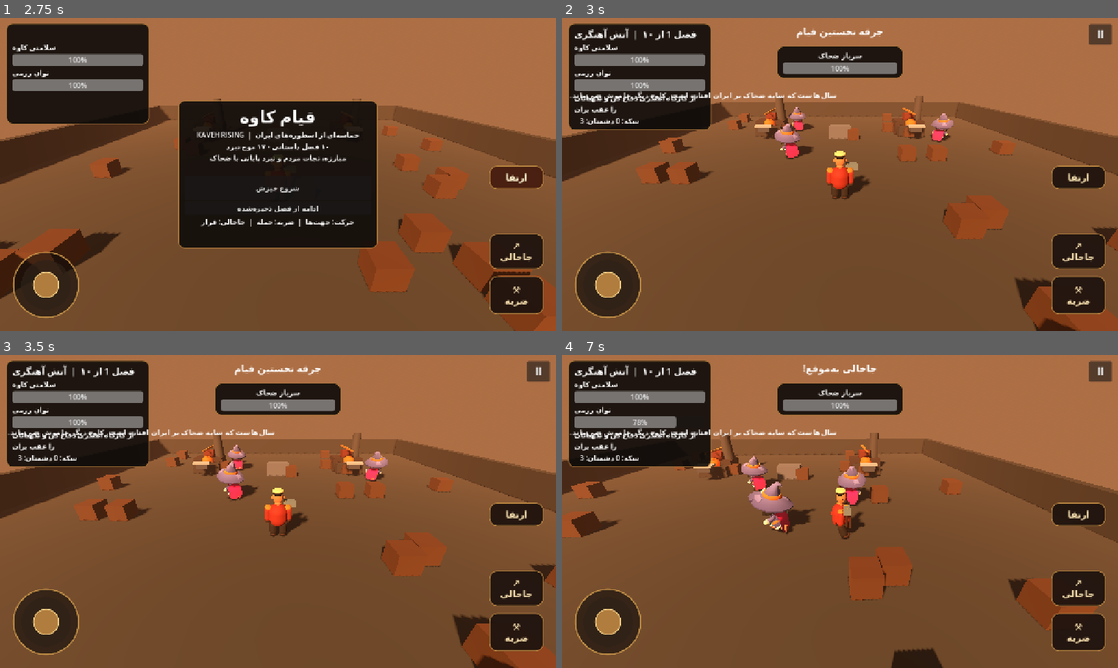
Above: before the commit, frames 1-4 (two rows, left to right).
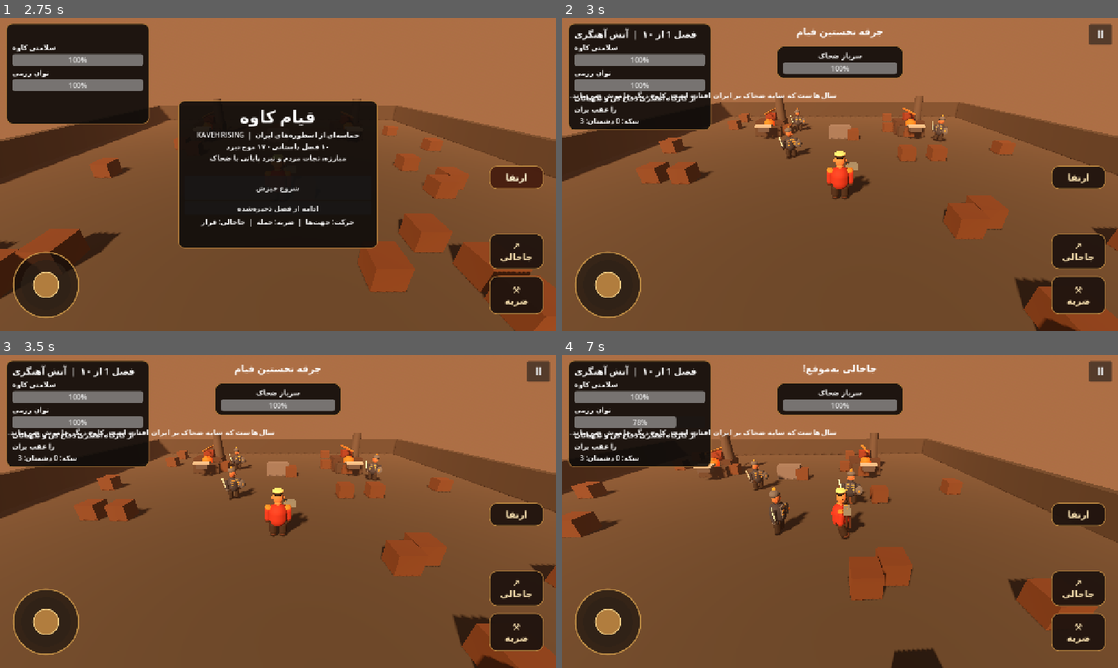
Above: after the commit, the same moments.

Repository: iman2pyman/Kaveh-Rising
Game: Godot game, scene res://Main.tscn
Two runs of this game, one before a commit and one after it. Both use one fixed random seed, a clock stepped at 60 frames per second and the inputs below.
Inputs (mouse positions are in pixels of both pictures, inside the frame that each line leads up to):
- Up to frame 1 (2.75 s): click "⚒ ضربه" at 0.5 s; click "↗ جاخالی" at 1.25 s; click "ارتقا" at 2 s
- Up to frame 2 (3 s): click "شروع خیزش" at 2.75 s
- Up to frame 3 (3.5 s): no input
- Up to frame 4 (7 s): click "Ⅱ" at 3.5 s; click "ادامه بازی" at 4.25 s; tap Enter at 5 s; drag from (606, 621) to (895, 442) at 5.02 s; drag from (728, 527) to (812, 574) at 5.77 s; move the mouse to (895, 442) at 6.52 s; hold D from 6.53 s (still down); tap Shift at 6.6 s

Frame 1 is identical in both runs. In frame 2, 0.7% of the frame differs, in the area x 38-71%, y 28-46%; in frame 3, 0.8%; in frame 4, 1.6%, in the area x 32-56%, y 32-58%.

Commit message:
Replace generic enemy models with Persian royal guards and weapons

Diff:
--- a/GodotProject/scripts/game.gd
+++ b/GodotProject/scripts/game.gd
@@ -469,10 +469,63 @@
 func _make_humanoid(body: CharacterBody3D, hero: bool, tunic: Color, armor: Color, size: float) -> void:
 	if hero:
 		_make_kaveh_visual(body, size)
-		return
-	if _attach_rigged_model(body, false, size):
-		return
-	_make_generic_guard(body, tunic, armor, size)
+	else:
+		_make_persian_guard(body, tunic, armor, size)
+
+func _make_persian_guard(body: CharacterBody3D, tunic: Color, armor: Color, size: float) -> void:
+	# Human enemy silhouettes with Persian-inspired cloth, scale armour and weapons.
+	var visual := Node3D.new()
+	visual.name = "Visual"
+	visual.scale = Vector3.ONE * size
+	body.add_child(visual)
+	var skin := _mat(Color(0.55,0.34,0.23))
+	var cloth := _mat(tunic)
+	var metal := _mat(armor)
+	var dark := _mat(Color(0.075,0.065,0.06))
+	var gold := _mat(Color(0.65,0.43,0.16))
+	_add_capsule_part(visual,"GuardBody",Vector3(0,1.08,0),0.41,1.08,cloth)
+	_add_sphere_part(visual,"GuardFace",Vector3(0,1.88,-0.02),Vector3(0.46,0.56,0.40),skin)
+	_add_sphere_part(visual,"GuardHelmet",Vector3(0,2.08,0.02),Vector3(0.54,0.38,0.48),metal)
+	_add_sphere_part(visual,"HelmetCrest",Vector3(0,2.30,0.0),Vector3(0.12,0.26,0.16),gold)
+	for side in [-1,1]:
+		_add_sphere_part(visual,"GuardEye"+str(side),Vector3(float(side)*0.10,1.92,-0.205),Vector3(0.05,0.04,0.03),dark)
+		_add_sphere_part(visual,"GuardCheek"+str(side),Vector3(float(side)*0.18,1.79,-0.16),Vector3(0.12,0.10,0.07),skin)
+		var plate := _box(visual,Vector3(float(side)*0.15,1.25,-0.31),Vector3(0.25,0.58,0.10),armor)
+		plate.rotation.z = float(side)*-0.06
+		for row in range(3):
+			_box(visual,Vector3(float(side)*0.15,1.12+float(row)*0.17,-0.375),Vector3(0.22,0.055,0.035),Color(0.66,0.48,0.23))
+	_add_capsule_part(visual,"GuardScarf",Vector3(0,1.61,-0.04),0.23,0.24,cloth)
+	_box(visual,Vector3(0,0.78,-0.01),Vector3(0.78,0.12,0.46),Color(0.12,0.075,0.05))
+	_box(visual,Vector3(0,0.78,-0.25),Vector3(0.15,0.14,0.06),Color(0.76,0.56,0.22))
+	for side in [-1,1]:
+		var arm := Node3D.new()
+		arm.name = "arm"+str(side)
+		arm.position = Vector3(float(side)*0.49,1.40,0)
+		visual.add_child(arm)
+		_add_capsule_part(arm,"GuardArm",Vector3(0,-0.30,0),0.15,0.70,cloth)
+		_add_capsule_part(arm,"GuardBracer",Vector3(0,-0.58,-0.015),0.14,0.28,metal)
+		var leg := Node3D.new()
+		leg.name = "leg"+str(side)
+		leg.position = Vector3(float(side)*0.22,0.67,0)
+		visual.add_child(leg)
+		_add_capsule_part(leg,"GuardLeg",Vector3(0,-0.30,0),0.18,0.74,dark)
+	# A visible short sword and round shield distinguish the royal guard from Kaveh.
+	var sword := Node3D.new()
+	sword.name = "GuardSword"
+	sword.position = Vector3(0.58,0.88,-0.12)
+	sword.rotation.z = -0.24
+	visual.add_child(sword)
+	_add_capsule_part(sword,"SwordGrip",Vector3(0,0.0,0),0.045,0.28,dark)
+	var blade := MeshInstance3D.new()
+	var blade_mesh := BoxMesh.new()
+	blade_mesh.size = Vector3(0.095,0.76,0.045)
+	blade.mesh = blade_mesh
+	blade.position = Vector3(0,0.47,0)
+	blade.material_override = _mat(Color(0.64,0.68,0.70))
+	sword.add_child(blade)
+	var shield := _add_sphere_part(visual,"GuardShield",Vector3(-0.57,1.08,-0.28),Vector3(0.48,0.62,0.16),metal)
+	shield.rotation.z = -0.08
+	_add_sphere_part(visual,"ShieldBoss",Vector3(-0.57,1.08,-0.39),Vector3(0.16,0.18,0.08),gold)
 
 func _add_capsule_part(parent: Node3D, part_name: String, pos: Vector3, radius: float, height: float, material: Material) -> MeshInstance3D:
 	var part := MeshInstance3D.new()
